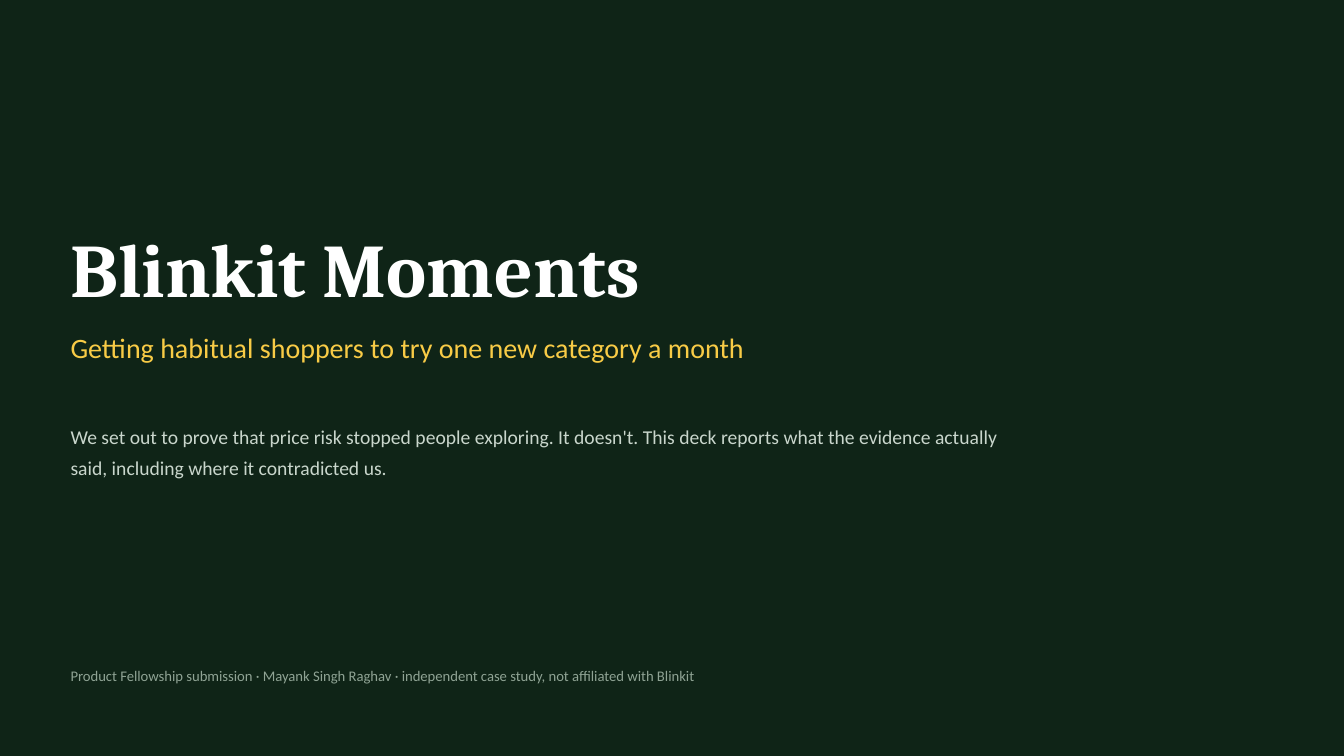
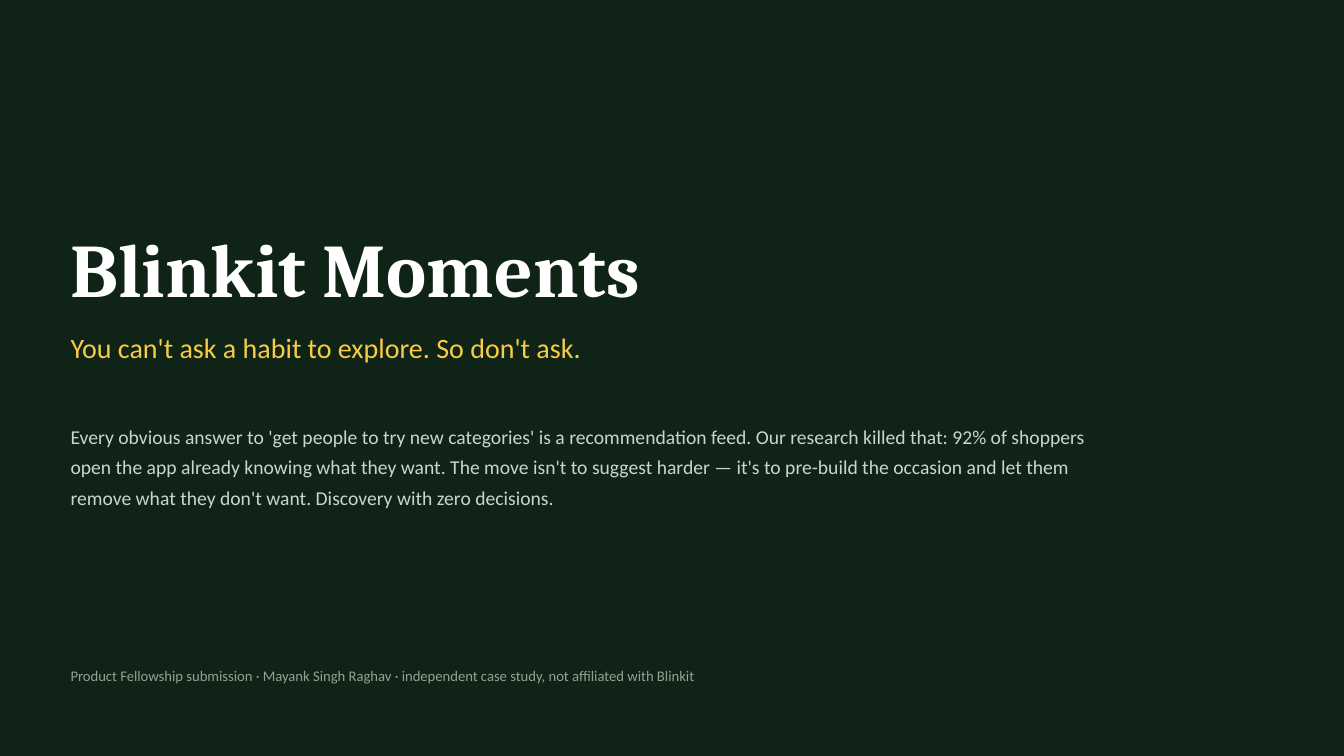
Before and after one commit to MayankSinghRaghav/Blinkit_Moments, a slide deck: slide 1 of deck/Blinkit-Moments-Fellowship.pptx. Drawn at 1344x756 pixels with LibreOffice and Linux fonts; fonts in the diff are those of the drawing. Boxes give left, top, right and bottom in pixels: in the first picture for what was removed or moved away, otherwise in the second. Text is boxed around its words. In the diff, an @@ line names an element or a change of style, - is before the commit and + after.

```diff
--- a/deck/Blinkit-Moments-Fellowship.pptx
+++ b/deck/Blinkit-Moments-Fellowship.pptx
@@ text at [71, 338, 580, 363]: text changed @@
-Getting habitual shoppers to try one new category a month
+You can't ask a habit to explore. So don't ask.
@@ text at [71, 430, 1084, 508]: text changed @@
-We set out to prove that price risk stopped people exploring. It doesn't. This deck reports what the evidence actually said, including where it contradicted us.
+Every obvious answer to 'get people to try new categories' is a recommendation feed. Our research killed that: 92% of shoppers open the app already knowing what they want. The move isn't to suggest harder — it's to pre-build the occasion and let them remove what they don't want. Discovery with zero decisions.
```
Also in this commit, not shown: 1 other slide changed, 5 other files.
